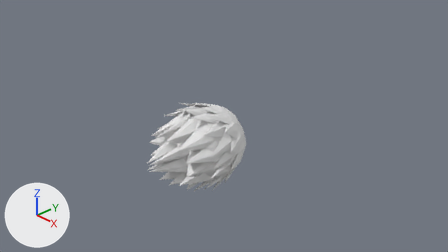
An edit to the Blender file Projectiles/Fireball/Fireball.blend, drawn before and after from the same camera.
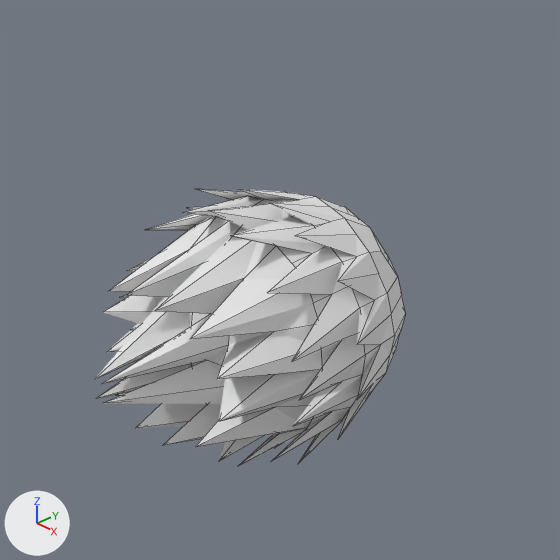
There are two pictures of each version: one from the file's camera 'Camera', one close up on the part from 26% to 66% of the width and 17% to 88% of the height. Every picture has the same lights, and +X, +Y and +Z are marked at lower left. The close-ups show mesh edges as thin lines.

The older version as bpy lines, for what is in view:
```python
me_cube = bpy.data.meshes.new('Cube')
me_cube.from_pydata(...)  # 76 vertices, 61 faces; spans x 0.0..1.01, y -1.65..0.88, z 0.0..1.02
me_cube.materials.append(mat_material)  # white #e7e7e7
ob_fireball_lp = bpy.data.objects.new('Fireball LP', me_cube)
ob_fireball_lp.location = (0.0, 0.0, 0.0)
_m = ob_fireball_lp.modifiers.new('Mirror', 'MIRROR')
_m.use_axis = (True, False, True)
_m.use_clip = True
```
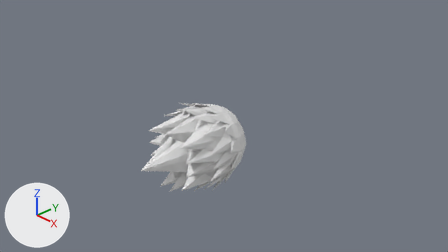
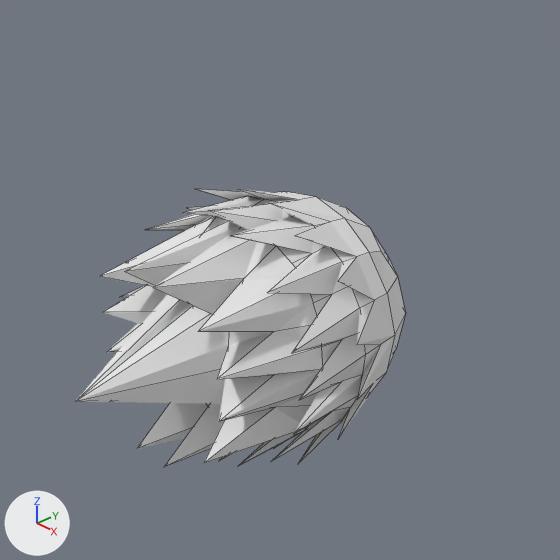
Boxes (x1, y1, x2, y2) around the edits, measured in the close-ups (560 x 560 px):
```json
{"object": "Fireball LP", "change": "reshaped, modifiers changed", "before": [95, 189, 406, 466], "after": [75, 189, 406, 467], "on screen": "6% wider"}
{"part": 1, "of": "me_cube", "change": "built on", "before": [95, 189, 406, 460], "after": [75, 189, 406, 467]}
```

Edits to the scene script, one JSON object a line:
```json
{"block": "me_cube", "where": "# used by ob_fireball_lp; location = (0.0, 0.0, 0.0)"}
{"op": "remove", "block": "me_cube", "code": "me_cube.from_pydata(...)  # 76 vertices, 61 faces; spans x 0.0..1.01, y -1.65..0.88, z 0.0..1.02"}
{"op": "add", "block": "me_cube", "code": "me_cube.from_pydata(...)  # 211 vertices, 204 faces; spans x -1.01..1.01, y -1.83..0.88, z -1.02..1.02"}
{"block": "me_cube", "change": "me_cube part 1"}
{"block": "me_cube", "change": "13 vertices are removed from x 0.0..0.79, y -1.65..0.85, z 0.0..0.79"}
{"block": "me_cube", "change": "27 faces are deleted"}
{"block": "me_cube", "change": "3 vertices move from x 0.16..0.92, y -1.26..-0.72, z 0.25..0.53 to x 0.16..0.92, y -1.26..-0.72, z 0.32..0.71"}
{"block": "me_cube", "change": "148 vertices are added at x -1.01..1.01, y -1.83..0.82, z -1.02..1.01"}
{"block": "me_cube", "change": "170 new faces join them"}
{"op": "remove", "block": "ob_fireball_lp", "code": "_m = ob_fireball_lp.modifiers.new('Mirror', 'MIRROR')"}
{"op": "remove", "block": "ob_fireball_lp", "code": "_m.use_axis = (True, False, True)"}
{"op": "remove", "block": "ob_fireball_lp", "code": "_m.use_clip = True"}
```
